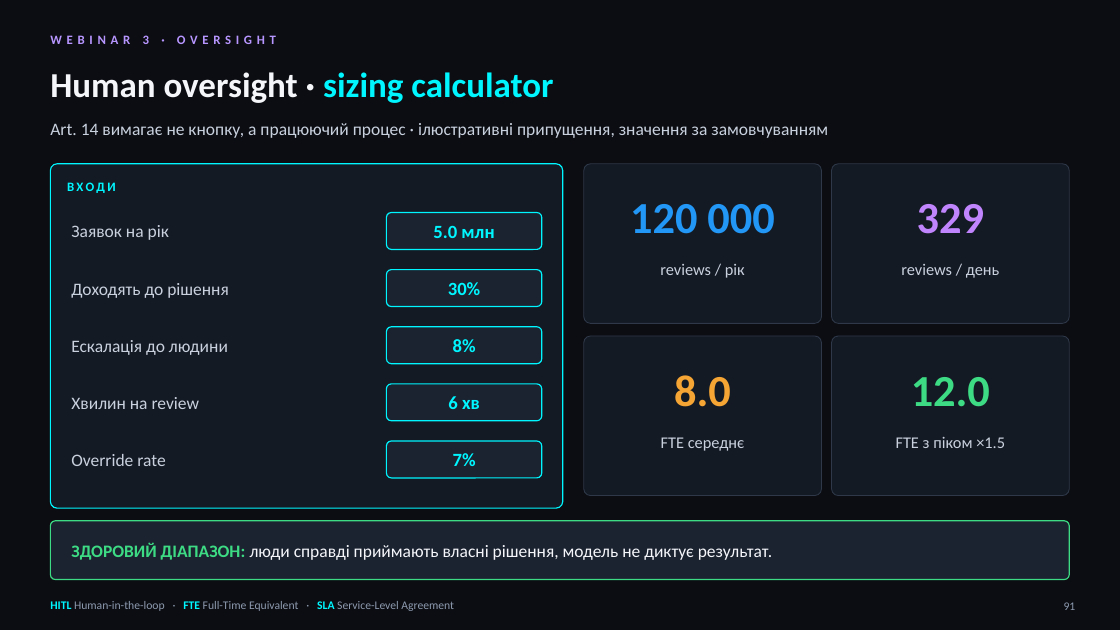
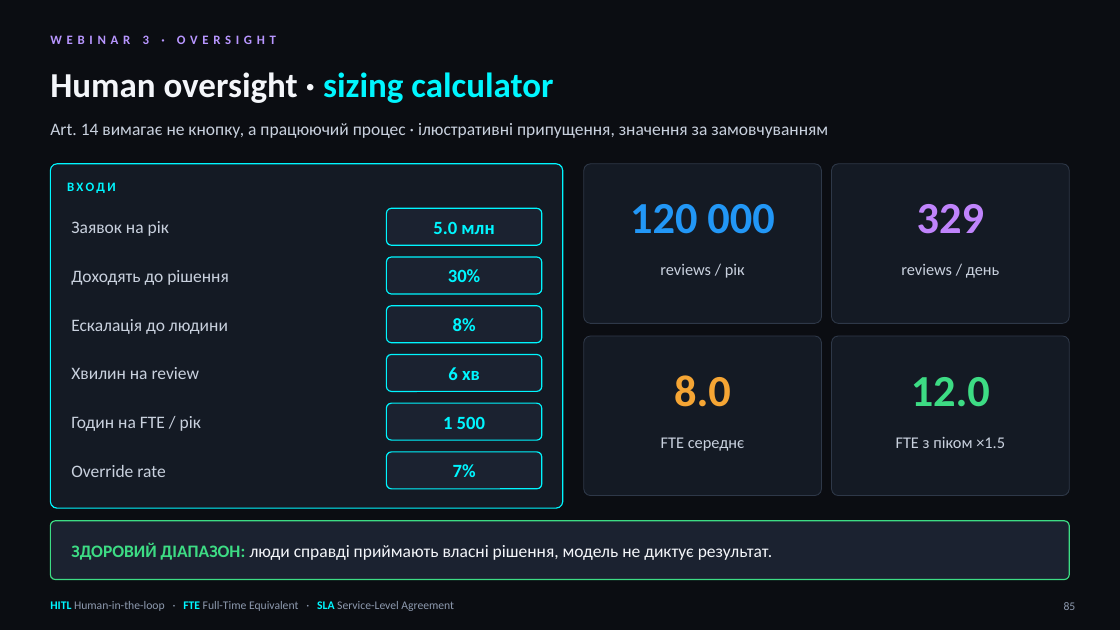
Before and after one commit to zinur/loan-copilot, a slide deck: slide 85 of Loan_Copilot_Workshop.pptx (slide 91 before the commit). Drawn at 1120x630 pixels with LibreOffice and Linux fonts; fonts in the diff are those of the drawing. Boxes give left, top, right and bottom in pixels: in the first picture for what was removed or moved away, otherwise in the second. Text is boxed around its words. In the diff, an @@ line names an element or a change of style, - is before the commit and + after.

```diff
--- a/Loan_Copilot_Workshop.pptx
+++ b/Loan_Copilot_Workshop.pptx
@@ text "Заявок на рік": place and size @@
-text "Заявок на рік" at (71, 225, 169, 240)
+text "Заявок на рік" at (71, 221, 169, 236)
@@ text "5.0 млн": place and size @@
-text "5.0 млн" at (433, 226, 494, 238)
+text "5.0 млн" at (433, 222, 494, 234)
@@ rounded rectangle: place and size @@
-rounded rectangle at (386, 213, 542, 250)
+rounded rectangle at (386, 208, 542, 245)
@@ text "Доходять до рішення": place and size @@
-text "Доходять до рішення" at (71, 283, 229, 298)
+text "Доходять до рішення" at (71, 270, 229, 285)
@@ text "30%": place and size @@
-text "30%" at (448, 282, 480, 295)
+text "30%" at (448, 269, 480, 282)
@@ rounded rectangle: place and size @@
-rounded rectangle at (386, 270, 542, 307)
+rounded rectangle at (386, 257, 542, 294)
@@ text "Ескалація до людини": place and size @@
-text "Ескалація до людини" at (71, 340, 228, 355)
+text "Ескалація до людини" at (71, 319, 228, 334)
@@ text "8%": place and size @@
-text "8%" at (453, 339, 476, 352)
+text "8%" at (453, 318, 476, 331)
@@ rounded rectangle: place and size @@
-rounded rectangle at (386, 327, 542, 364)
+rounded rectangle at (386, 306, 542, 343)
@@ text "Хвилин на review": place and size @@
-text "Хвилин на review" at (71, 397, 200, 409)
+text "Хвилин на review" at (71, 367, 200, 379)
@@ text "6 хв": place and size @@
-text "6 хв" at (448, 396, 480, 409)
+text "6 хв" at (448, 367, 480, 380)
@@ rounded rectangle added at (386, 355, 542, 392), fill #1B2230, outline #00F6FF 1 pt @@
@@ text added at (71, 416, 201, 431), 15 pt, text #C9D1DE @@
+Годин на FTE / рік
@@ rounded rectangle: place and size @@
-rounded rectangle at (386, 384, 542, 421)
+rounded rectangle at (386, 403, 542, 440)
@@ text added at (443, 417, 485, 429), 16 pt, text #00F6FF, bold @@
+1 500
@@ text "Override rate": place and size @@
-text "Override rate" at (71, 454, 165, 466)
+text "Override rate" at (71, 465, 165, 477)
@@ text "7%": place and size @@
-text "7%" at (453, 453, 476, 466)
+text "7%" at (453, 464, 476, 477)
@@ rounded rectangle: place and size @@
-rounded rectangle at (386, 441, 542, 478)
+rounded rectangle at (386, 452, 542, 489)
@@ page number at (1064, 602, 1076, 610): text changed @@
-91
+85
```
Also in this commit, not shown: 12 other slides changed, 2 slides removed, 20 other files.
